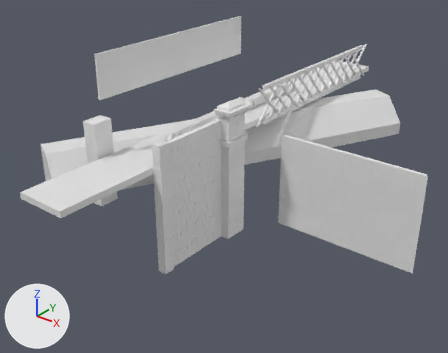
The Blender file models/features/lattice bridge/lattice bridge 02.blend: old version first, new version second.
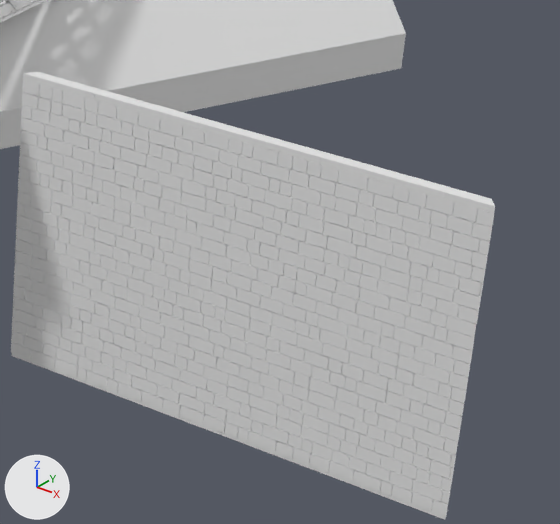
Each version is shown whole from a camera (50 mm lens) standing at (375.0, -491.0, 249.0) and looking at (17.0, -44.0, -29.0), then close up on the part from 61% to 100% of the width and 32% to 78% of the height. Every picture has the same lights, and +X, +Y and +Z are marked at lower left.

Before the edit, the objects in view are built like this:
```python
me_cube_001 = bpy.data.meshes.new('Cube.001')
me_cube_001.from_pydata(...)  # 12 vertices, 10 faces; spans x -1.0..1.0, y -1.0..1.0, z -1.0..1.0
me_cube_001.materials.append(mat_material)  # white #e7e7e7
me_cube_1322 = bpy.data.meshes.new('Cube.1322')
me_cube_1322.from_pydata([(-1.0, -1.14, -0.95), (-1.0, -1.14, 1.04), (-1.0, 1.0, -0.95), (-1.0, 1.0, 1.04), (1.0, -1.11, -0.95), (1.0, -1.11, 1.04), (1.0, 0.97, -0.95), (1.0, 0.97, 1.04)], [], [(0, 1, 3, 2), (2, 3, 7, 6), (6, 7, 5, 4), (4, 5, 1, 0), (2, 6, 4, 0), (7, 3, 1, 5)])
me_cube_1598 = bpy.data.meshes.new('Cube.1598')
me_cube_1598.from_pydata(...)  # 4456 vertices, 3342 faces; spans x -18.6..31.3, y -1.0..1.0, z -9.4..38.8
ob_cube_001 = bpy.data.objects.new('Cube.001', me_cube_001)
ob_cube_001.location = (0.0, 0.0, -5.0)
ob_cube_001.rotation_euler = (0.0, 0.0, -0.454)  # degrees (0, 0, -26)
ob_cube_001.scale = (25.0, 200.0, 20.0)
ob_cube_032 = bpy.data.objects.new('Cube.032', me_cube_1322)
ob_cube_032.location = (132.2, -7.0, -34.9)
ob_cube_032.rotation_euler = (0.0, 0.0, 1.571)  # degrees (0, 0, 90)
ob_cube_032.scale = (1.5, 70.0, 50.0)
ob_cube_440 = bpy.data.objects.new('Cube.440', me_cube_1598)
ob_cube_440.location = (117.9, -7.7, -62.6)
ob_cube_440.scale = (3.0, 1.0, 2.0)
# also in view: 'Cube.033' at (137.0, -7.0, 16.0)
```
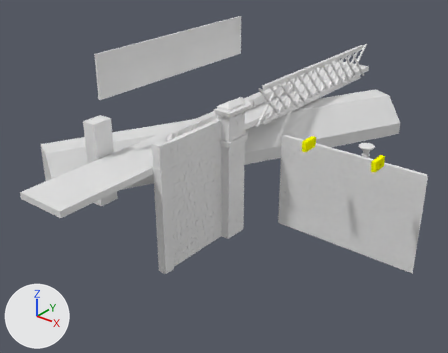
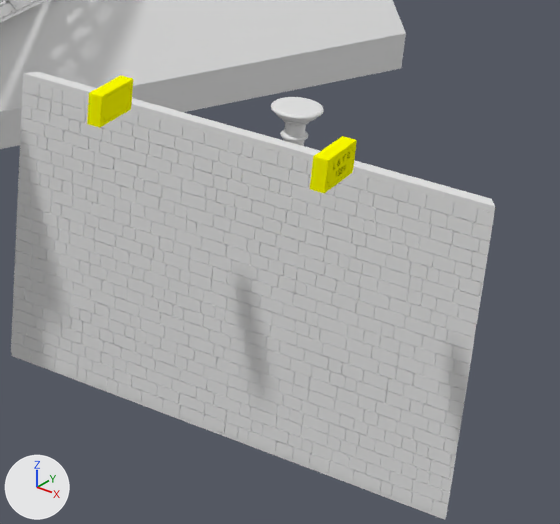
Changed parts and their boxes (x1, y1, x2, y2) in the close-ups (560 x 524 px):
'Cube.044', added (yellow): after (310, 136, 357, 193)
'Cube.045', added (yellow): after (87, 75, 133, 128)
'BezierCurve.005', added: after (271, 97, 324, 146)

The change in detail:
Material 'SVGMat.025' (mat_svgmat_025) is new.
Its base color is (1.0, 1.0, 0.0) (yellow #ffff00).
Mesh me_cube_007 is new.
It has 2513 vertices, 1652 faces and spans x -1.0..1.0, y -1.0..1.0, z -1.0..1.0.
It uses material mat_svgmat_025 (yellow #ffff00).
Mesh me_cube_013 is new.
It has 370 vertices, 222 faces and spans x -1.0..1.0, y -1.0..1.0, z -1.0..1.0.
It uses material mat_svgmat_025 (yellow #ffff00).
Mesh me_beziercurve_005 is new.
It has 3169 vertices, 3008 faces, 2 loose edges and spans x -15.0..15.0, y -17.0..13.0, z -163.0..36.0.
Object 'Cube.044' (ob_cube_044) is new; it shows me_cube_007.
Its location is (185.3, -54.5, 38.1).
Its scale is (2.0, 8.0, 4.5).
Object 'Cube.045' (ob_cube_045) is new; it shows me_cube_013.
Its location is (120.0, -54.5, 38.1).
Its scale is (2.0, 8.0, 4.5).
Object 'BezierCurve.005' (ob_beziercurve_005) is new; it shows me_beziercurve_005.
Its location is (139.3, 22.0, -1.0).
Its scale is (0.5, 0.5, 0.5).
